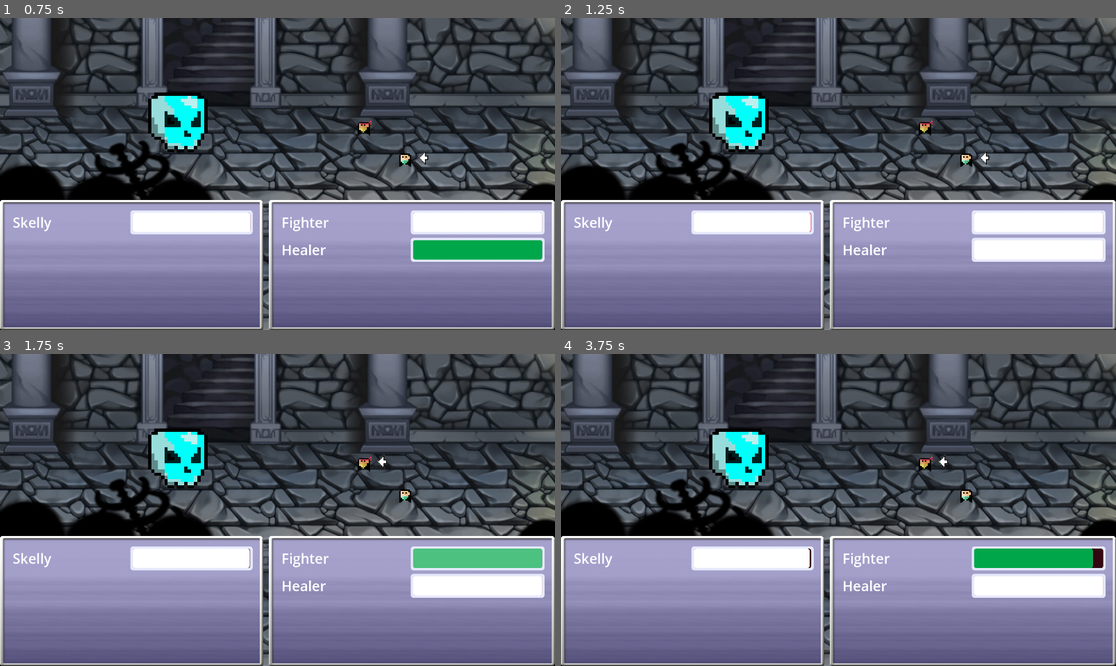
Above: before the commit, frames 1-4 (two rows, left to right).
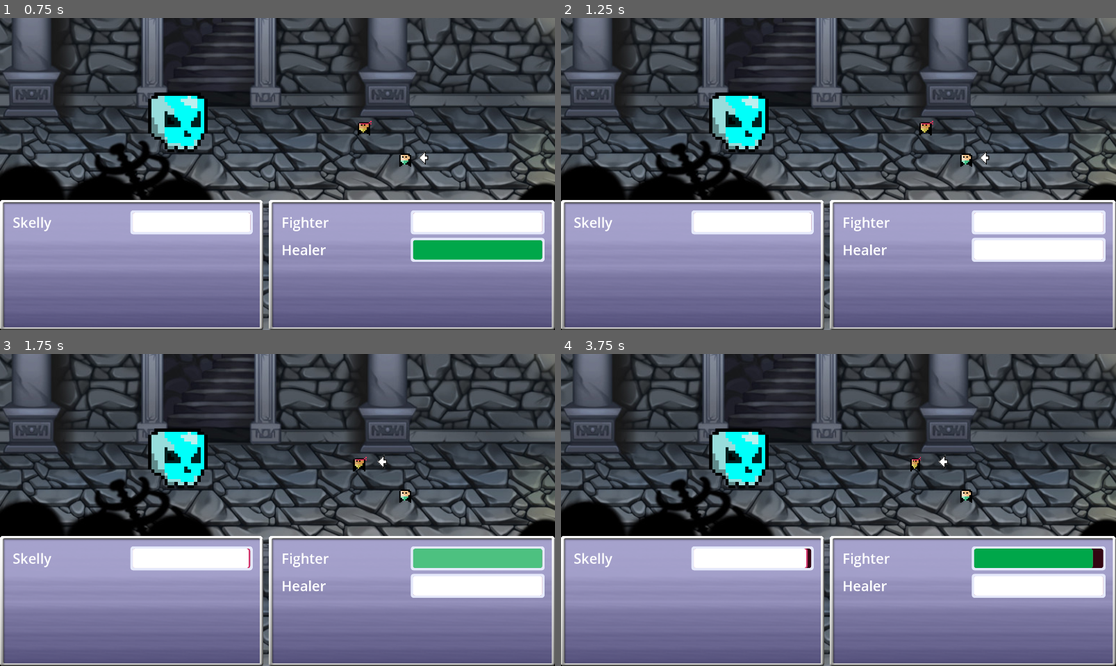
Above: after the commit, the same moments.

Repository: Tjwever/unlikely-pair
Game: Godot game, scene res://Scenes/MainScene.tscn
Two runs of this game, one before a commit and one after it. Both use one fixed random seed, a clock stepped at 60 frames per second and the inputs below.
Inputs (mouse positions are in pixels of both pictures, inside the frame that each line leads up to):
- Up to frame 1 (0.75 s): tap Enter at 0.5 s; move the mouse to (399, 158) at 0.52 s; hold W (select_up) from 0.53 s (still down); click (399, 158) at 0.6 s
- Up to frame 2 (1.25 s): keep holding W (select_up)
- Up to frame 3 (1.75 s): move the mouse to (166, 525) at 1.27 s; release W (select_up) at 1.28 s; hold S (select_down) from 1.28 s (still down); click (166, 525) at 1.35 s
- Up to frame 4 (3.75 s): move the mouse to (894, 441) at 2.02 s; release S (select_down) at 2.03 s; hold W (select_up) 2.03-3.53 s; click (894, 441) at 2.1 s; move the mouse to (810, 572) at 2.77 s; click (810, 572) at 2.85 s; move the mouse to (1005, 556) at 3.52 s; hold S (select_down) from 3.53 s (still down); click (1005, 556) at 3.6 s

Frame 1 is identical in both runs. In frame 2, less than 0.1% of the frame differs, in the area x 44-68%, y 32-69%; in frame 3, 0.1%; in frame 4, 0.2%, in the area x 43-67%, y 32-69%.

Commit message:
animations added to fighter

Diff:
--- a/Characters/Allies/Fighter.gd
+++ b/Characters/Allies/Fighter.gd
@@ -7,14 +7,17 @@
 @onready var healthbar = $"../CanvasLayer/PlayerSideUI/GridContainer/MarginContainer/VBoxContainer/HBoxContainer/Healthbar"
 @onready var enemy = $"../Enemy"
 @onready var timer = $Timer
+@onready var animation_player = $AnimationPlayer
 
-const BASE_WAIT_TIME = 1.0
+const BASE_WAIT_TIME = 1
 
 var max_health := 400
 var current_health := 400
 var defense := 3
-var attack_damge := 50
-var speed := 10.0
+var attack_damge := 150
+var speed := 9.0
+
+var speed_calculation: float = float(BASE_WAIT_TIME / float(speed / 10.0))
 
 func _ready():
 	healthbar.init_health(current_health)
@@ -22,7 +25,8 @@
 	timer.start()
 
 func set_attack_timer():
-	timer.wait_time = BASE_WAIT_TIME / (speed / 10.0)
+	timer.wait_time = speed_calculation
+	print('timer wait time: ', float(speed_calculation))
 	#print("Fighter attack wait time set to: ", timer.wait_time)
 
 func calculate_damage(atk_damage, enemy_defense):
@@ -30,8 +34,10 @@
 
 func attack():
 	if enemy:
+		animation_player.play("quick_attack")
+		await get_tree().create_timer(0.32).timeout
 		var damage_dealt = calculate_damage(attack_damge, enemy.defense)
-		#print('Fighter deals ', damage_dealt)
+		print('Fighter deals ', damage_dealt)
 		enemy.take_damage(damage_dealt)
 
 func take_damage(damage):
--- a/Characters/Allies/Fighter.tscn
+++ b/Characters/Allies/Fighter.tscn
@@ -7,6 +7,67 @@
 
 [sub_resource type="RectangleShape2D" id="RectangleShape2D_gd4ks"]
 size = Vector2(658, 647)
+
+[sub_resource type="Animation" id="Animation_e83nu"]
+resource_name = "quick_attack"
+tracks/0/type = "value"
+tracks/0/imported = false
+tracks/0/enabled = true
+tracks/0/path = NodePath("Sprite2D:position")
+tracks/0/interp = 1
+tracks/0/loop_wrap = true
+tracks/0/keys = {
+"times": PackedFloat32Array(0, 0.3, 0.35, 1),
+"transitions": PackedFloat32Array(1, 1, 1, 1),
+"update": 0,
+"values": [Vector2(0, 0), Vector2(45, 0), Vector2(-275, 0), Vector2(0, 0)]
+}
+tracks/1/type = "value"
+tracks/1/imported = false
+tracks/1/enabled = true
+tracks/1/path = NodePath("Sprite2D:scale")
+tracks/1/interp = 1
+tracks/1/loop_wrap = true
+tracks/1/keys = {
+"times": PackedFloat32Array(0, 0.3, 0.35, 0.4, 0.6, 1),
+"transitions": PackedFloat32Array(1, 1, 1, 1, 1, 1),
+"update": 0,
+"values": [Vector2(1, 1), Vector2(1, 1), Vector2(1.24038, 1), Vector2(0.744591, 1), Vector2(1, 1), Vector2(1, 1)]
+}
+
+[sub_resource type="Animation" id="Animation_hh8ym"]
+resource_name = "charge_attack"
+length = 2.0
+tracks/0/type = "value"
+tracks/0/imported = false
+tracks/0/enabled = true
+tracks/0/path = NodePath("Sprite2D:position")
+tracks/0/interp = 1
+tracks/0/loop_wrap = true
+tracks/0/keys = {
+"times": PackedFloat32Array(0, 0.9, 1, 1.1, 1.2, 1.3, 1.6, 1.7, 1.8, 1.9, 2),
+"transitions": PackedFloat32Array(1, 1, 1, 1, 1, 1, 1, 1, 1, 1, 1),
+"update": 0,
+"values": [Vector2(0, 0), Vector2(400, 0), Vector2(365, 0), Vector2(410, 0), Vector2(365, 0), Vector2(410, 0), Vector2(400, 0), Vector2(-290, -100), Vector2(-275, 15), Vector2(-140, -70), Vector2(0, 0)]
+}
+tracks/1/type = "value"
+tracks/1/imported = false
+tracks/1/enabled = true
+tracks/1/path = NodePath("Sprite2D:rotation")
+tracks/1/interp = 1
+tracks/1/loop_wrap = true
+tracks/1/keys = {
+"times": PackedFloat32Array(0, 1.6, 1.7, 1.8, 1.9, 2),
+"transitions": PackedFloat32Array(1, 1, 1, 1, 1, 1),
+"update": 0,
+"values": [0.0, 0.0, -0.668371, 0.149137, -0.0485136, 0.0]
+}
+
+[sub_resource type="AnimationLibrary" id="AnimationLibrary_iqqwl"]
+_data = {
+"charge_attack": SubResource("Animation_hh8ym"),
+"quick_attack": SubResource("Animation_e83nu")
+}
 
 [node name="Fighter" type="CharacterBody2D"]
 scale = Vector2(0.2, 0.2)
@@ -30,6 +91,9 @@
 shape = SubResource("RectangleShape2D_gd4ks")
 
 [node name="AnimationPlayer" type="AnimationPlayer" parent="."]
+libraries = {
+"": SubResource("AnimationLibrary_iqqwl")
+}
 
 [node name="Timer" type="Timer" parent="."]
 
Not shown: 1 places in Characters/Allies/Fighter.tscn that only renumber resources
